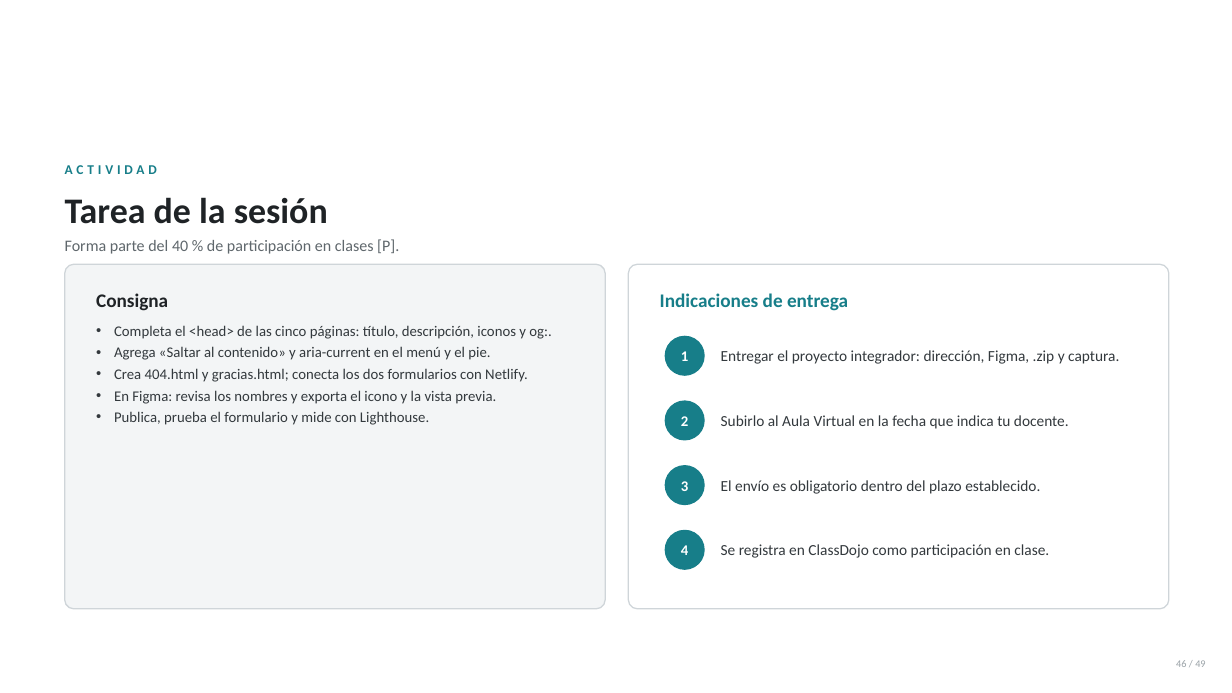
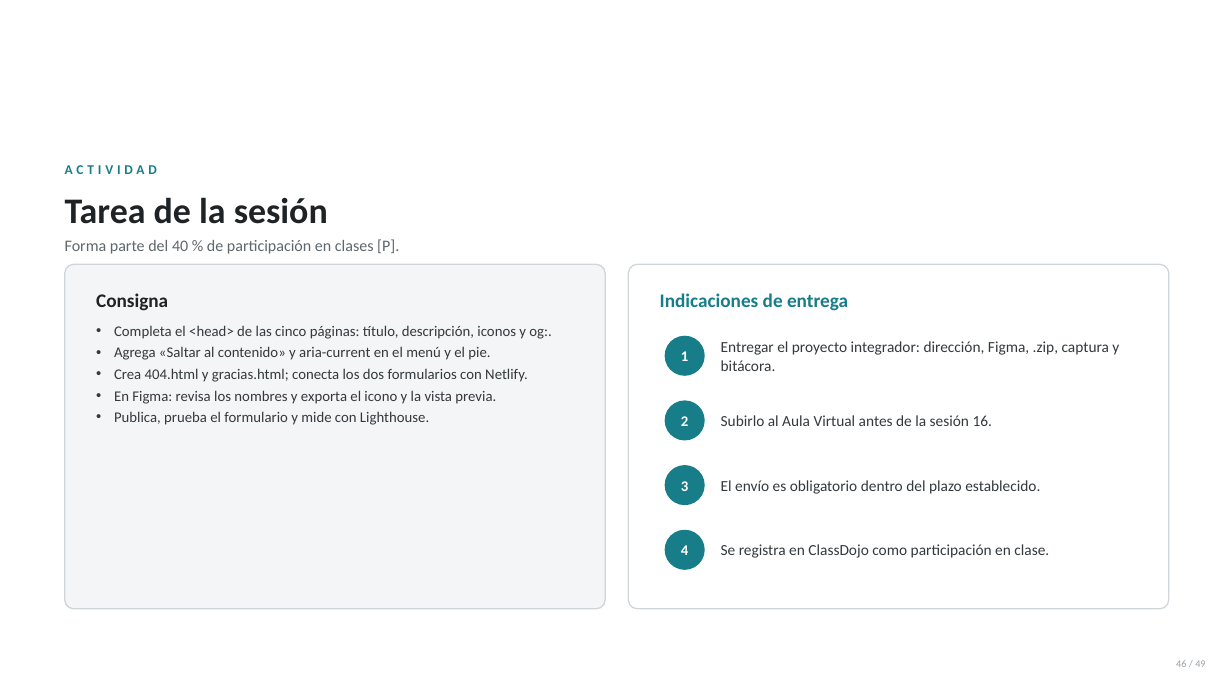
Before and after one commit to anibaler123143423234321/sesiones-dagner, a slide deck: slide 46 of SESION 15/Sesion15-Proyecto-Integrador-Pruebas-y-Despliegue.pptx. Drawn at 1232x693 pixels with LibreOffice and Linux fonts; fonts in the diff are those of the drawing; background and template pictures are left out. Boxes give left, top, right and bottom in pixels: in the first picture for what was removed or moved away, otherwise in the second. Text is boxed around its words. In the diff, an @@ line names an element or a change of style, - is before the commit and + after.

```diff
--- a/SESION 15/Sesion15-Proyecto-Integrador-Pruebas-y-Despliegue.pptx
+++ b/SESION 15/Sesion15-Proyecto-Integrador-Pruebas-y-Despliegue.pptx
@@ text at (721, 341, 1119, 371): text changed @@
-Entregar el proyecto integrador: dirección, Figma, .zip y captura.
+Entregar el proyecto integrador: dirección, Figma, .zip, captura y bitácora.
@@ text at (721, 415, 992, 426): text changed @@
-Subirlo al Aula Virtual en la fecha que indica tu docente.
+Subirlo al Aula Virtual antes de la sesión 16.
```
Also in this commit, not shown: 3 other slides changed, 23 other files.
